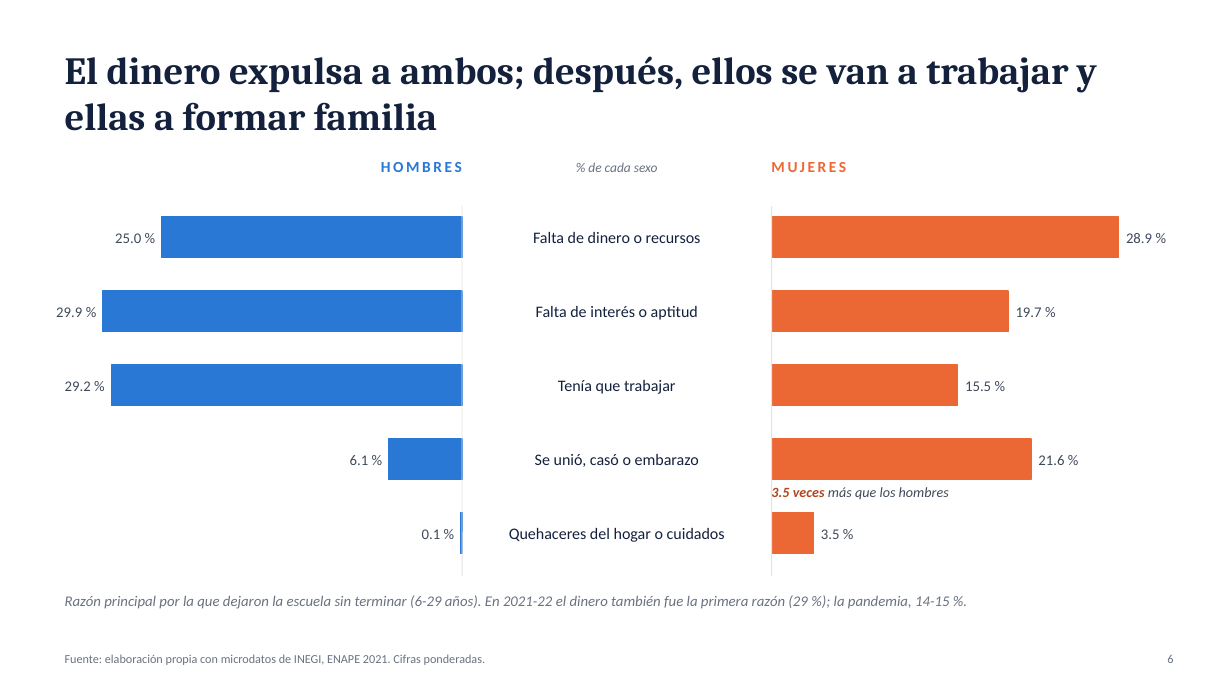
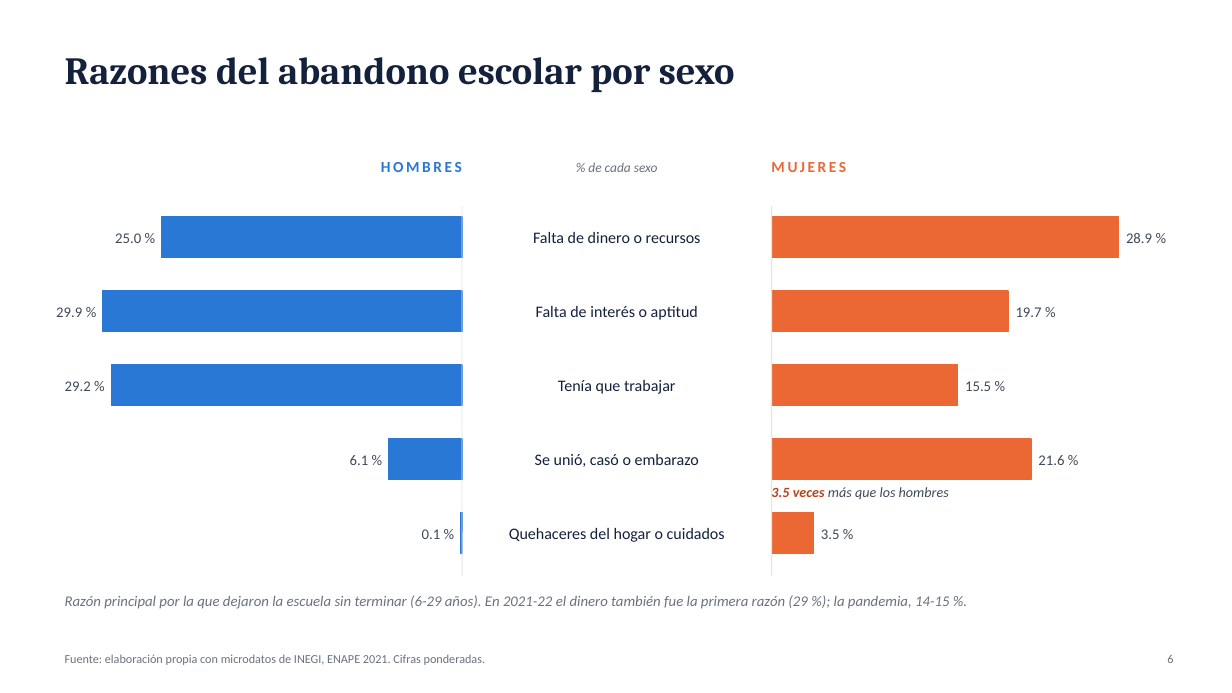
Before and after one commit to manuelaguirrel-a11y/Clase-Datos, a slide deck: slide 6 of Proyecto final/Proyecto_Final_Mineria_de_Datos.pptx. Drawn at 1232x693 pixels with LibreOffice and Linux fonts; fonts in the diff are those of the drawing. Boxes give left, top, right and bottom in pixels: in the first picture for what was removed or moved away, otherwise in the second. Text is boxed around its words. In the diff, an @@ line names an element or a change of style, - is before the commit and + after.

```diff
--- a/Proyecto final/Proyecto_Final_Mineria_de_Datos.pptx
+++ b/Proyecto final/Proyecto_Final_Mineria_de_Datos.pptx
@@ title at [65, 57, 735, 92]: text changed @@
-El dinero expulsa a ambos; después, ellos se van a trabajar y ellas a formar familia
+Razones del abandono escolar por sexo
```
